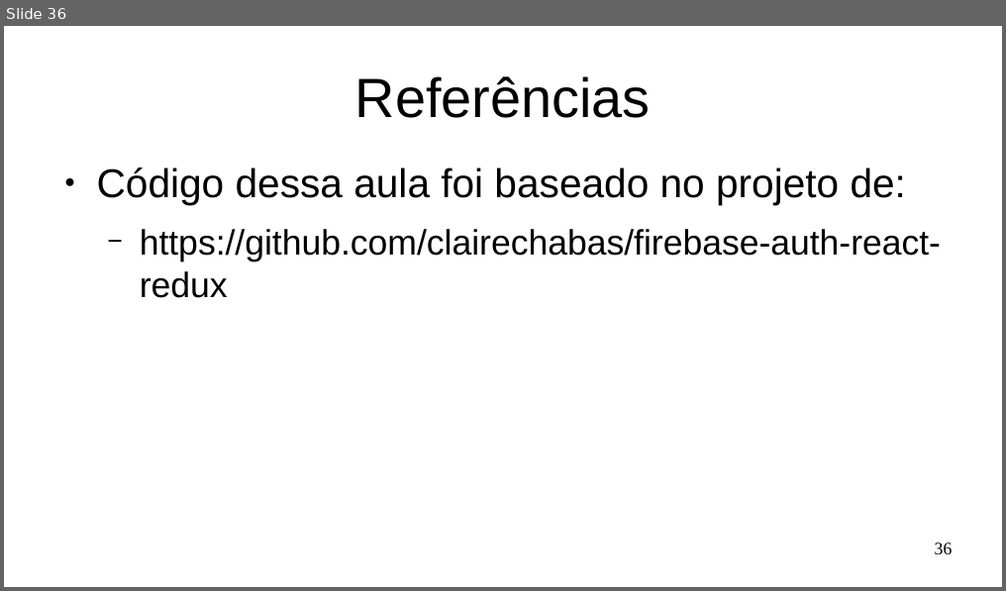
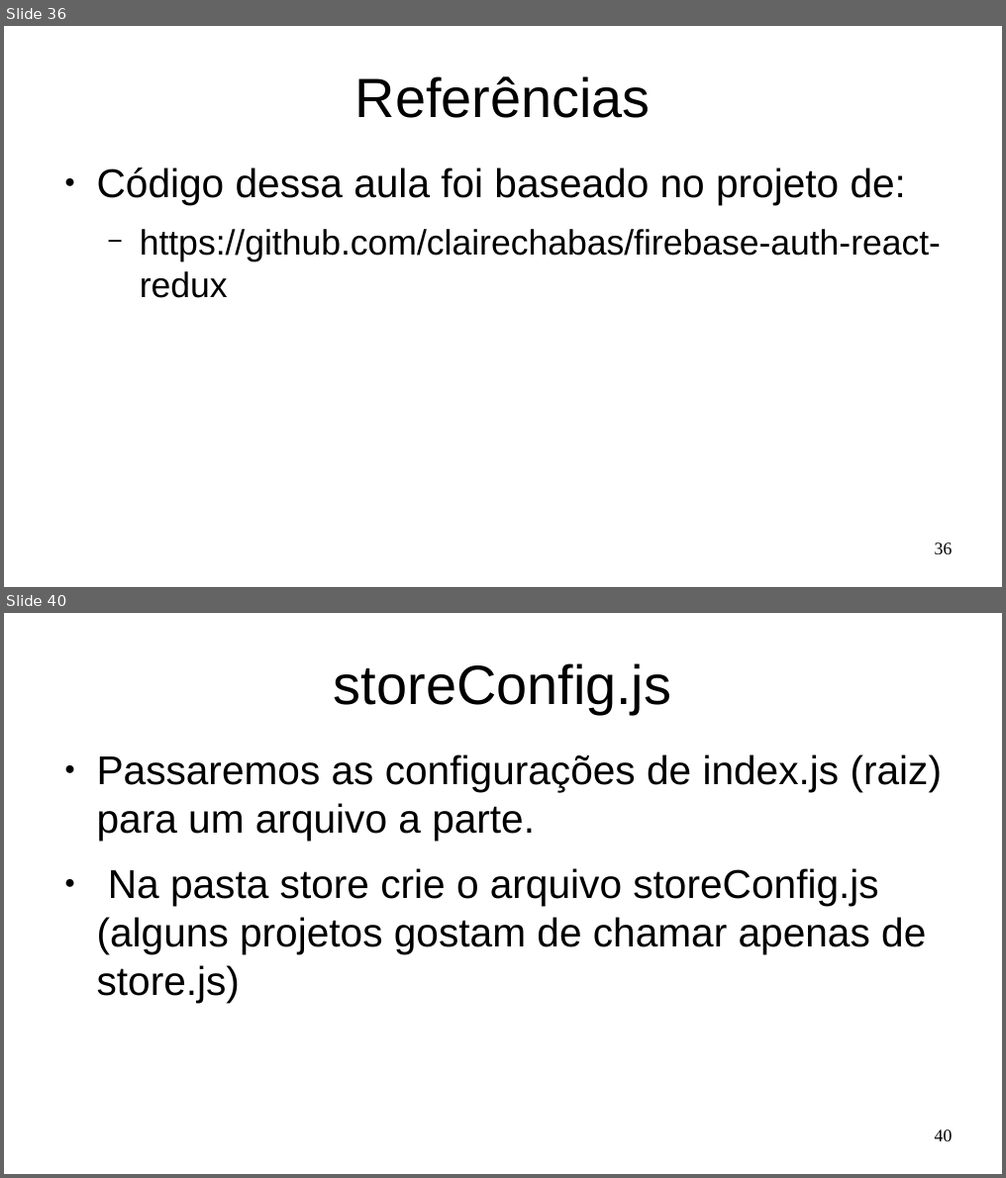
Before and after one commit to Marques-Dev/WEB_2020-1, a slide deck: SLIDES/aula09-redux-firebase-auth.odp. Shown one above the other, each under a label of ours: slide 36 before the commit, slides 36 and 40 after it; the slides between them are not shown. The pictures are 1006x591 and 1006x1178 pixels, drawn with LibreOffice and Linux fonts; fonts in the diff are those of the drawing. Boxes give left, top, right and bottom in pixels: in the first picture for what was removed or moved away, otherwise in the second. Text is boxed around its words. In the diff, an @@ line names an element or a change of style, - is before the commit and + after.

```diff
--- a/SLIDES/aula09-redux-firebase-auth.odp
+++ b/SLIDES/aula09-redux-firebase-auth.odp
@@ slide 40 added at bbox=[4, 613, 1002, 1174], background #FFFFFF @@
@@ title added at bbox=[334, 663, 671, 714], 44 pt, text #000000 @@
+storeConfig.js
@@ text added at bbox=[97, 755, 943, 1003], 32 pt, text #000000 @@
+● Passaremos as configurações de index.js (raiz) para um arquivo a parte.
+● Na pasta store crie o arquivo storeConfig.js (alguns projetos gostam de chamar apenas de store.js)
@@ page number added at bbox=[935, 1130, 952, 1142], 14 pt, text #000000 @@
+40
```
Also in this commit, not shown: 13 other slides added, 1 other file.
